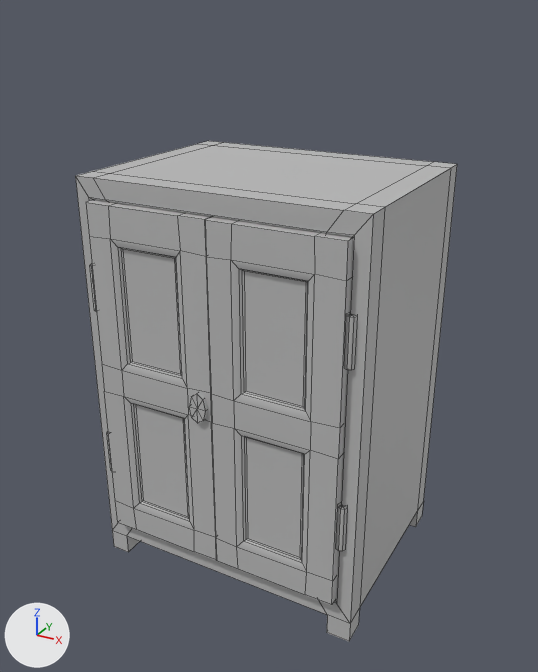
The FBX model Assets/Props/Armoire_Cachette.fbx, before and after one commit.
Before and after are seen from a 50 mm lens placed at (0.379, -0.679, 0.624), pointed at (0.006, 0.0, 0.285). The axes (+X, +Y, +Z) are drawn at lower left. The lights are the same throughout. Mesh edges are drawn as thin lines. Where no turn or scale is listed for an object, it has been applied to the vertices.

Names of what the first picture shows: 'Armoire_Cachette'.
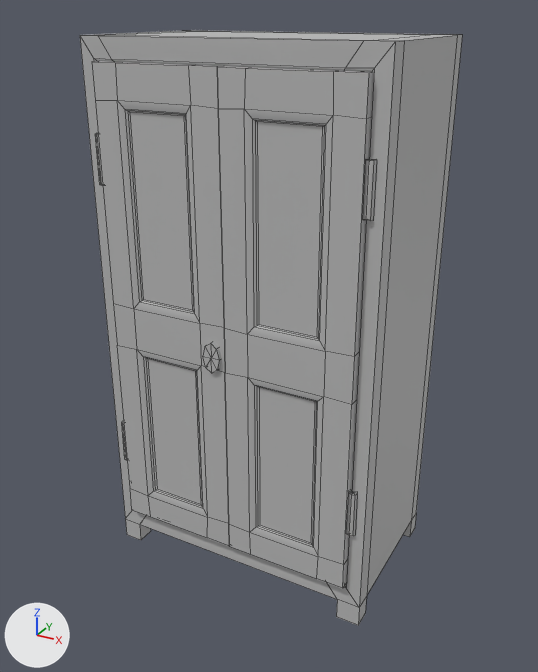
Changed parts and their boxes [x1, y1, x2, y2] in the pictures (538 x 672 px; the box of a moved part takes in the faces that stretch with it):
'Armoire_Cachette', reshaped, moved (19% taller): before [75, 141, 457, 641]; after [80, 30, 462, 625]
part 1 of me_mesh, moved or reshaped: before [90, 264, 97, 312]; after [95, 133, 103, 185]
part 2 of me_mesh, moved or reshaped: before [107, 432, 112, 471]; after [122, 421, 128, 461]
part 3 of me_mesh, moved or reshaped: before [344, 314, 358, 370]; after [363, 159, 377, 221]
part 4 of me_mesh, moved or reshaped: before [336, 504, 348, 551]; after [347, 491, 358, 536]
part 5 of me_mesh, moved or reshaped: before [189, 392, 208, 423]; after [203, 342, 221, 373]
part 6 of me_mesh, moved or reshaped: before [75, 141, 457, 641]; after [80, 30, 462, 625]

Edits to the bpy script that builds the scene:
```text
Change me_mesh:
    used by ob_armoire_cachette; location = (0.003, 0.007, 0.236)
    remove me_mesh.from_pydata(...)  # 306 vertices, 330 faces; spans x -0.161..0.161, y -0.13..0.13, z -0.234..0.234
    add me_mesh.from_pydata(...)  # 306 vertices, 330 faces; spans x -0.161..0.161, y -0.101..0.101, z -0.299..0.299
    me_mesh part 1: the loose piece of 18 vertices spanning x -0.151..-0.141, y -0.122..-0.111, z 0.09..0.141 is scaled about its middle by (1, 0.778, 1), then moved by (0.0, 0.026, 0.066)
    me_mesh part 2: the loose piece of 18 vertices spanning x -0.151..-0.141, y -0.122..-0.111, z -0.114..-0.063 is scaled about its middle by (1, 0.778, 1), then moved by (0.0, 0.026, -0.066)
    me_mesh part 3: the loose piece of 18 vertices spanning x 0.141..0.151, y -0.122..-0.111, z 0.09..0.141 is scaled about its middle by (1, 0.778, 1), then moved by (0.0, 0.026, 0.066)
    me_mesh part 4: the loose piece of 18 vertices spanning x 0.141..0.151, y -0.122..-0.111, z -0.114..-0.063 is scaled about its middle by (1, 0.778, 1), then moved by (0.0, 0.026, -0.066)
    me_mesh part 5: the loose piece of 18 vertices spanning x -0.024..-0.004, y -0.13..-0.105, z -0.007..0.028 is scaled about its middle by (1, 0.778, 1), then moved by (0.0, 0.026, -0.02)
    me_mesh part 6: 216 of 306 vertices moved; they spanned x -0.161..0.161, y -0.125..0.13, z -0.234..0.234 and now span x -0.161..0.161, y -0.098..0.101, z -0.299..0.299; mean shift (0.0, 0.018, -0.008); largest move (0.161, 0.13, -0.208) -> (0.161, 0.101, -0.274)
Change ob_armoire_cachette:
    ob_armoire_cachette.location: (0.003, 0.007, 0.236) -> (0.003, 0.007, 0.302)
```
